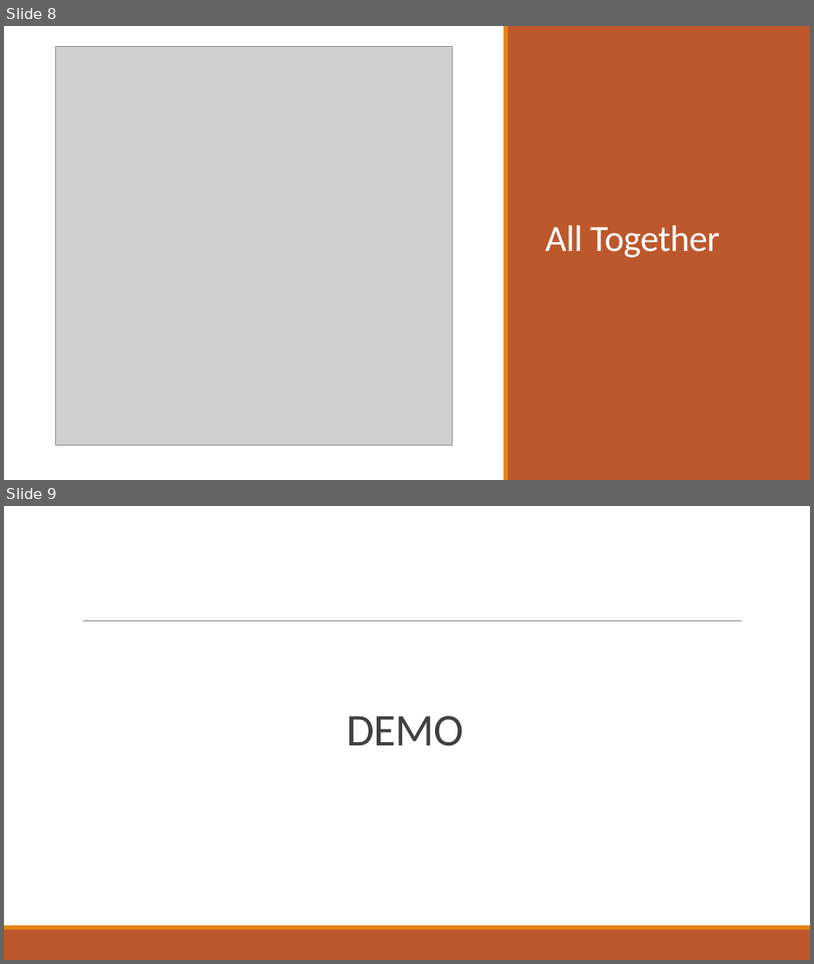
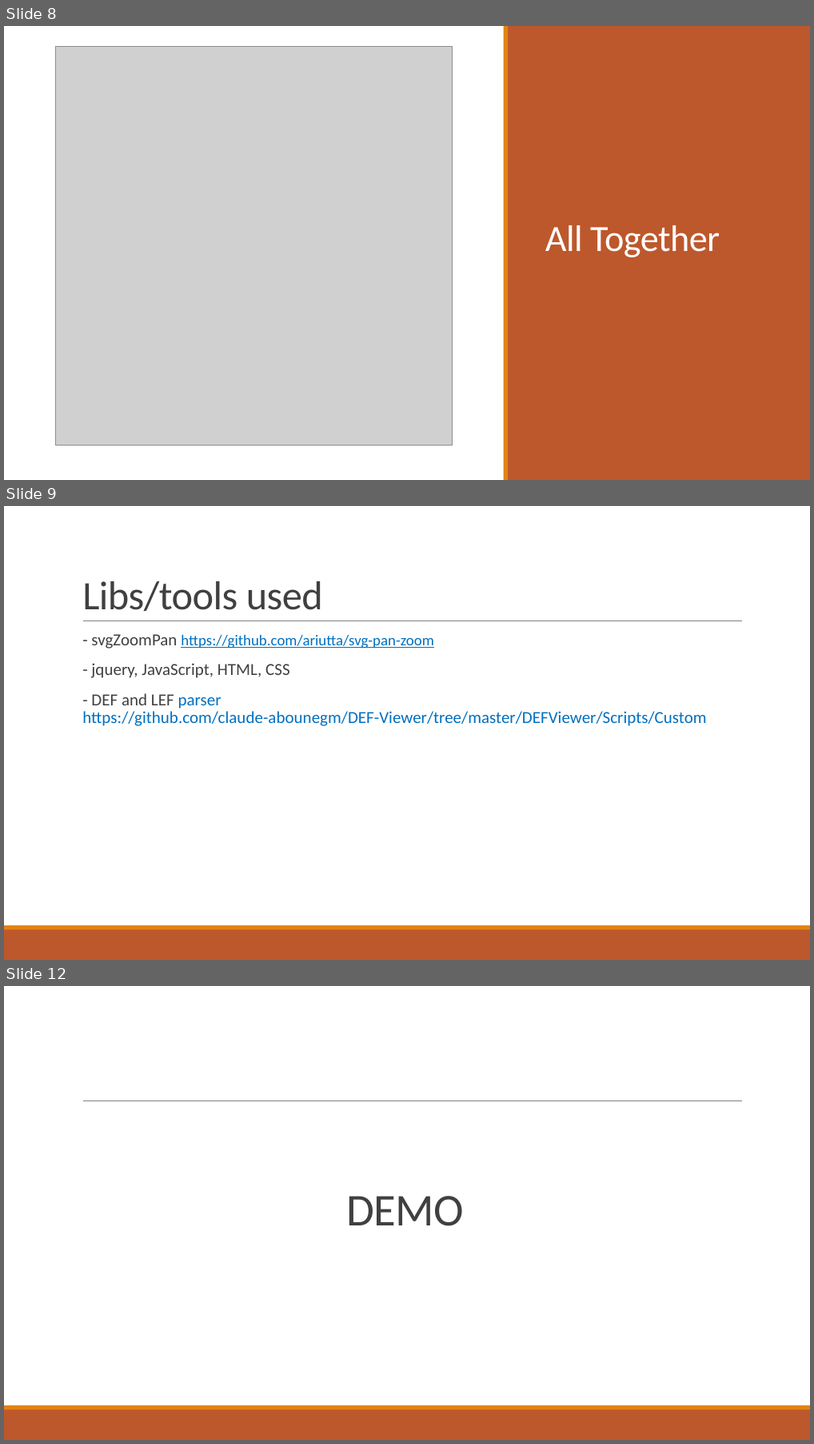
Before and after one commit to AhmedSharaf98/DEF-to-SVG, a slide deck: docs/DEF-LEF to SVG.pptx. Shown one above the other, each under a label of ours: slides 8 and 9 before the commit, slides 8, 9 and 12 after it; the slides between them are not shown. The pictures are 814x964 and 814x1444 pixels, drawn with LibreOffice and Linux fonts; fonts in the diff are those of the drawing; grey boxes stand for pictures. Boxes give left, top, right and bottom in pixels: in the first picture for what was removed or moved away, otherwise in the second. Text is boxed around its words. In the diff, an @@ line names an element or a change of style, - is before the commit and + after.

```diff
--- a/docs/DEF-LEF to SVG.pptx
+++ b/docs/DEF-LEF to SVG.pptx
@@ slide 9 added at (x1=4, y1=506, x2=810, y2=960), background #FFFFFF; not listed: 3 template elements that a slide beside it also shows @@
@@ title added at (x1=82, y1=581, x2=323, y2=611), 48 pt, text #404040 @@
+Libs/tools used
@@ text added at (x1=82, y1=634, x2=706, y2=726), 20 pt, text #0070C0 @@
+  - svgZoomPan https://github.com/ariutta/svg-pan-zoom
+  - jquery, JavaScript, HTML, CSS
+  - DEF and LEF parser https://github.com/claude-abounegm/DEF-Viewer/tree/master/DEFViewer/Scripts/Custom
@@ what was slide 9 is now slide 12 @@
```
Also in this commit, not shown: 2 other slides added, 9 other files.
